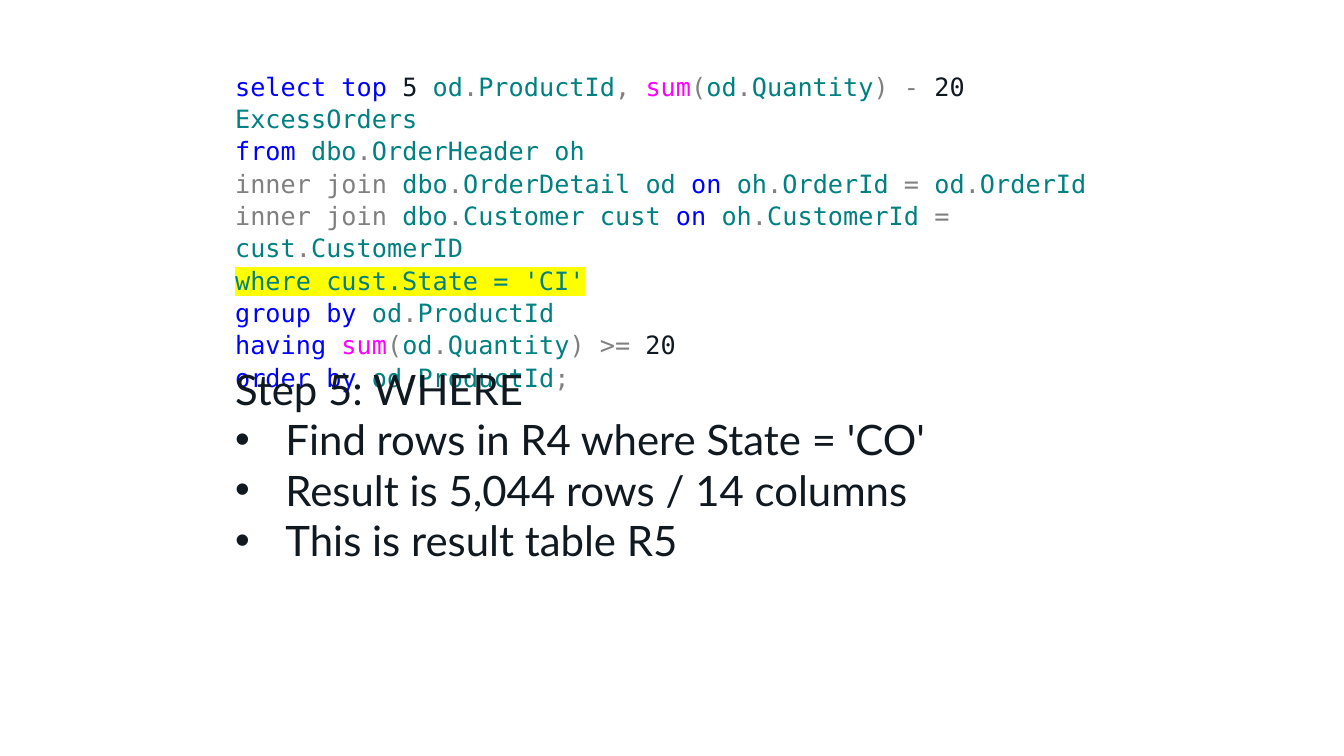
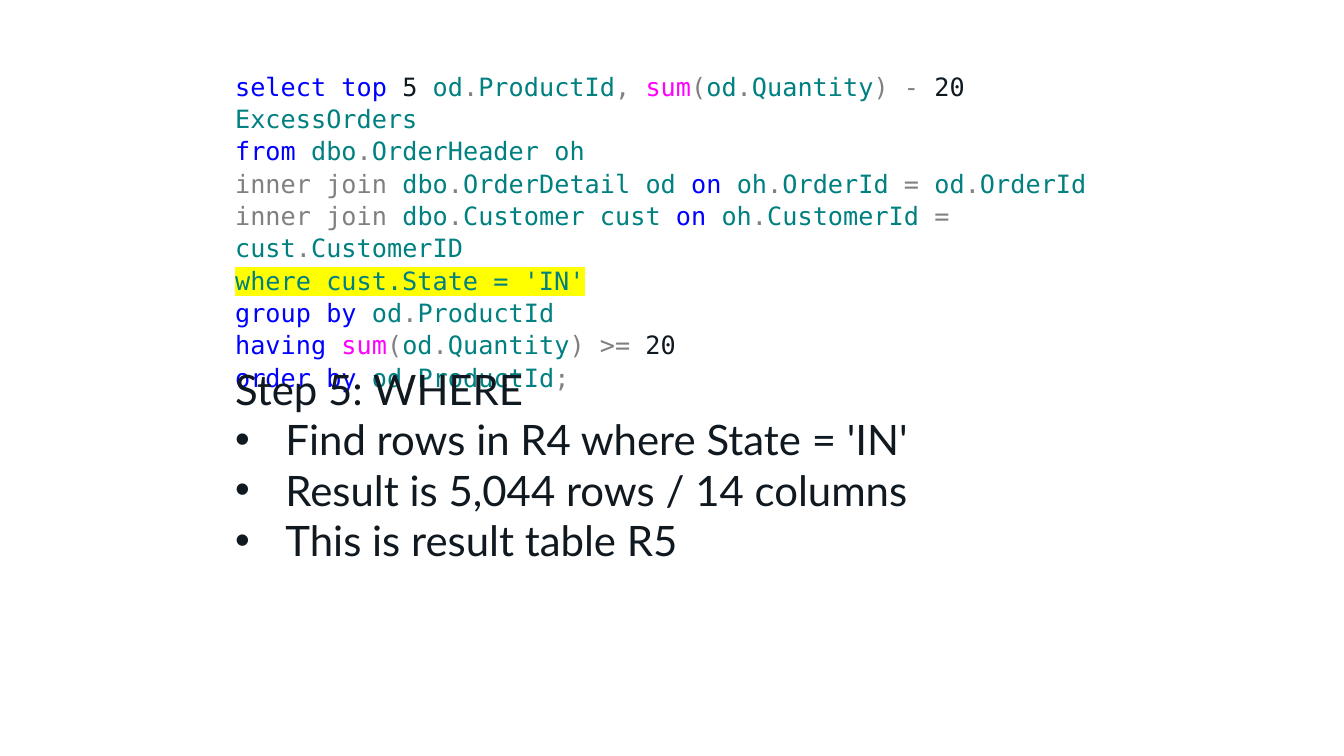
Before and after one commit to tf3604/OptimizerPresentation, a slide deck: slide 13 of Optimizer.pptx. Drawn at 1344x756 pixels with LibreOffice and Linux fonts; fonts in the diff are those of the drawing; background and template pictures are left out. Boxes give left, top, right and bottom in pixels: in the first picture for what was removed or moved away, otherwise in the second. Text is boxed around its words. In the diff, an @@ line names an element or a change of style, - is before the commit and + after.

```diff
--- a/Optimizer.pptx
+++ b/Optimizer.pptx
@@ text at (235, 271, 585, 291): text changed @@
-where cust.State = 'CI'
+where cust.State = 'IN'
@@ text at (285, 424, 908, 456): text changed @@
-• Find rows in R4 where State = 'CO'
+• Find rows in R4 where State = 'IN'
```
Also in this commit, not shown: 12 other slides changed.
